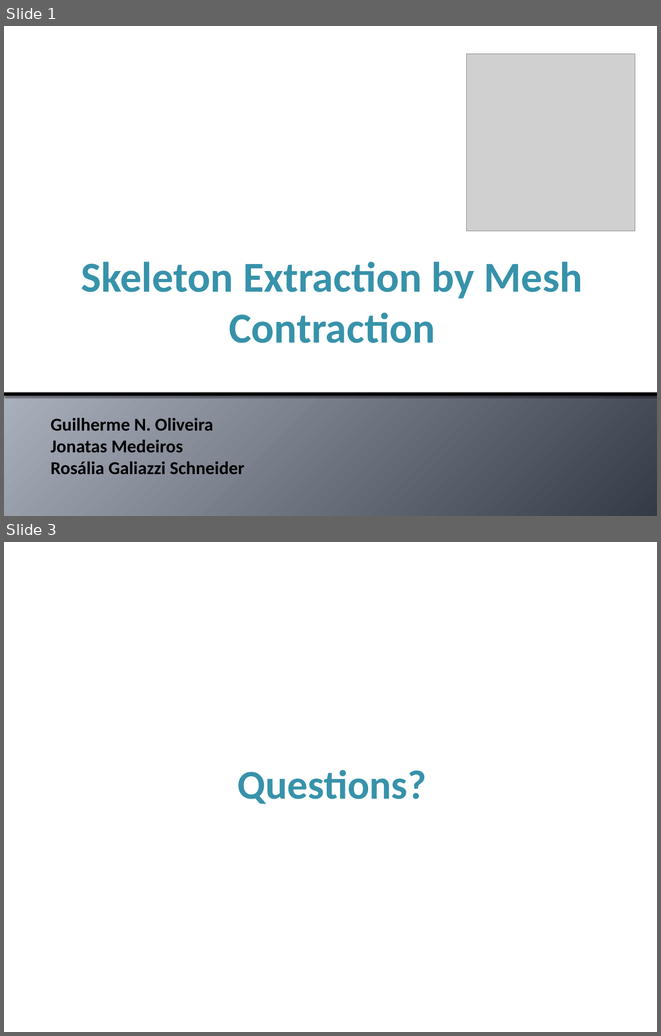
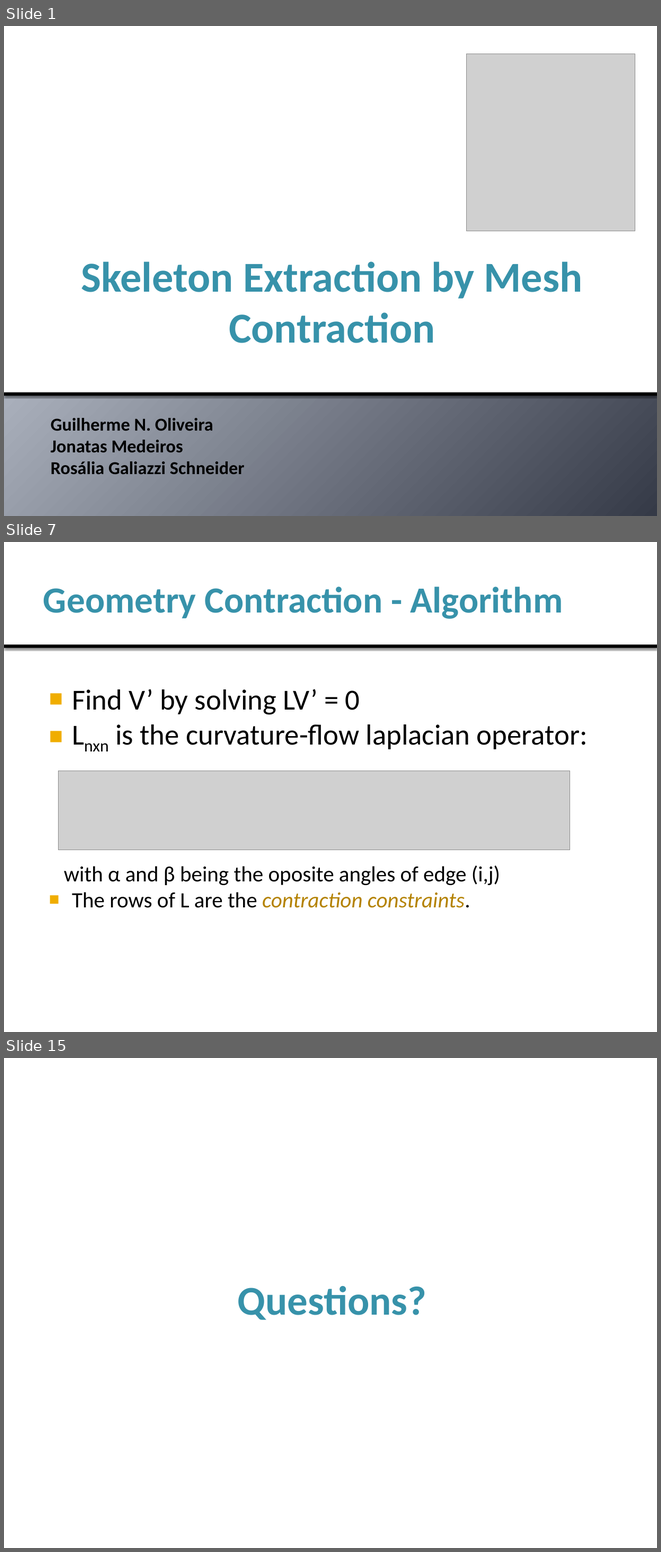
Before and after one commit to jonatascmedeiros/Skeleton-Extraction, a slide deck: Docs/Presentation.pptx. Shown one above the other, each under a label of ours: slides 1 and 3 before the commit, slides 1, 7 and 15 after it; the slides between them are not shown. The pictures are 661x1036 and 661x1552 pixels, drawn with LibreOffice and Linux fonts; fonts in the diff are those of the drawing; grey boxes stand for pictures. Boxes give left, top, right and bottom in pixels: in the first picture for what was removed or moved away, otherwise in the second. Text is boxed around its words. In the diff, an @@ line names an element or a change of style, - is before the commit and + after.

Commit message:
correcoes pequenas no techreport e feitas secoes introducao, motivacao, outline e geometry contraction da apresentacao

```diff
--- a/Docs/Presentation.pptx
+++ b/Docs/Presentation.pptx
@@ slide 7 added at bbox=[4, 542, 657, 1032], background #FFFFFF @@
@@ rectangle added at bbox=[4, 542, 657, 644], fill #FFFFFF @@
@@ title added at bbox=[37, 553, 624, 643], fill #FFFFFF, 40.5 pt, text #3792AA, bold @@
+Geometry Contraction - Algorithm
@@ rectangle added at bbox=[4, 644, 657, 648], fill #000000 @@
@@ text added at bbox=[64, 689, 588, 908], 24 pt, text #000000 @@
+■ Find V’ by solving LV’ = 0
+■ Lnxn is the curvature-flow laplacian operator:
+with α and β being the oposite angles of edge (i,j)
+■ The rows of L are the contraction constraints.
@@ picture added at bbox=[58, 770, 570, 849] @@
@@ what was slide 3 is now slide 15 @@
```
Also in this commit, not shown: 1 slide changed, 11 other slides added, 1 other file.
